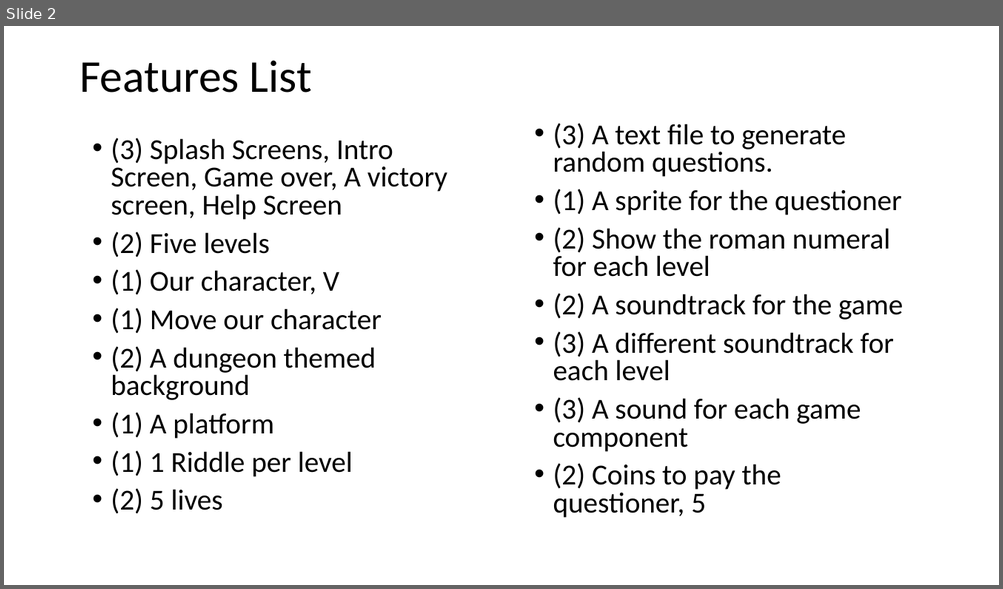
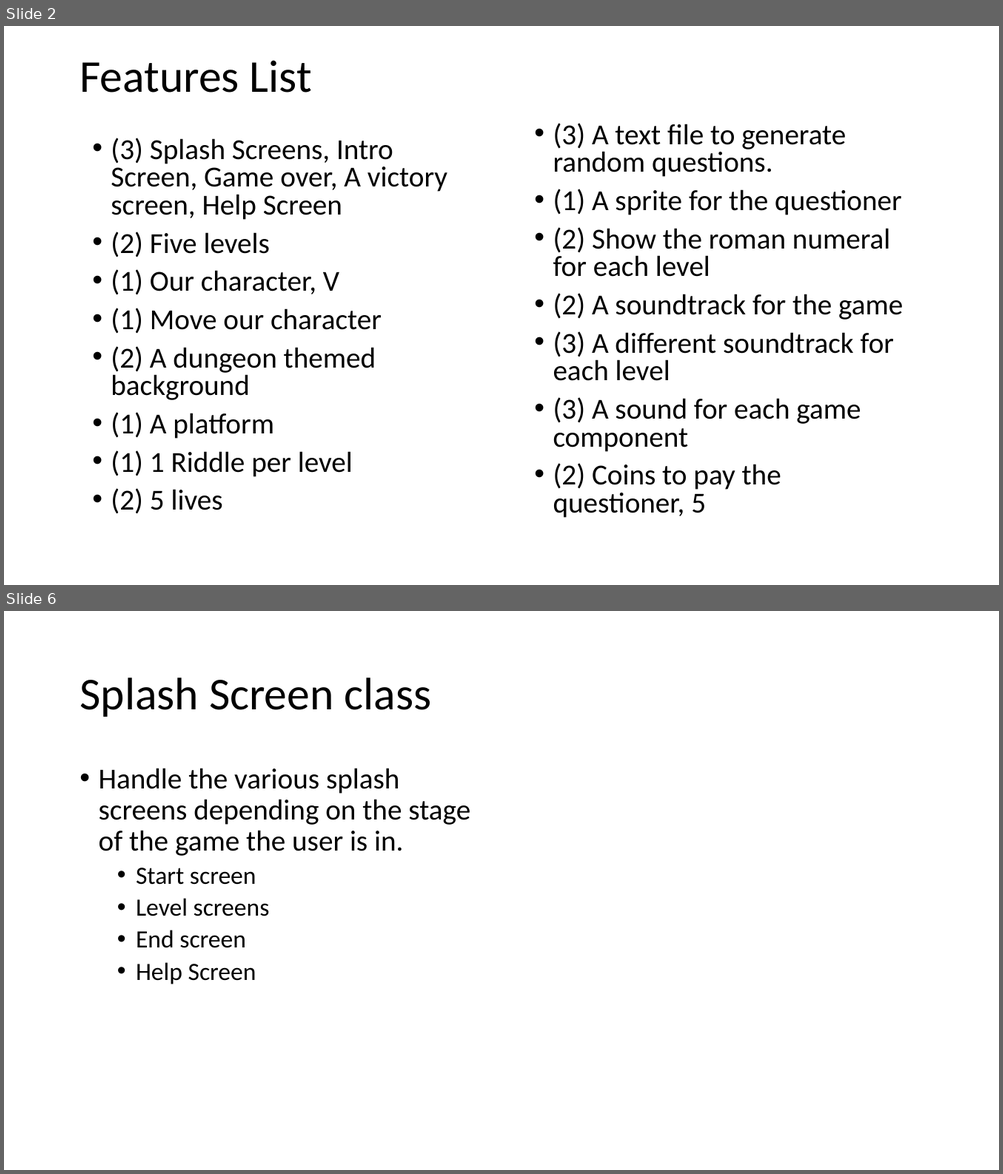
Before and after one commit to joshwassum/team5_final, a slide deck: docs/The Heroic V (Five).pptx. Shown one above the other, each under a label of ours: slide 2 before the commit, slides 2 and 6 after it; the slides between them are not shown. The pictures are 1003x589 and 1003x1174 pixels, drawn with LibreOffice and Linux fonts; fonts in the diff are those of the drawing. Boxes give left, top, right and bottom in pixels: in the first picture for what was removed or moved away, otherwise in the second. Text is boxed around its words. In the diff, an @@ line names an element or a change of style, - is before the commit and + after.

Commit message:
Added the README and CRC Cards for game outline

```diff
--- a/docs/The Heroic V (Five).pptx
+++ b/docs/The Heroic V (Five).pptx
@@ slide 6 added at bbox=[4, 611, 999, 1170], background #FFFFFF @@
@@ title added at bbox=[79, 678, 432, 717], 44 pt, text #000000 @@
+Splash Screen class
@@ text added at bbox=[99, 768, 470, 985], 28 pt, text #000000 @@
+• Handle the various splash screens depending on the stage of the game the user is in.
+  • Start screen
+  • Level screens
+  • End screen
+  • Help Screen
```
Also in this commit, not shown: 8 other slides added, 1 other file.
